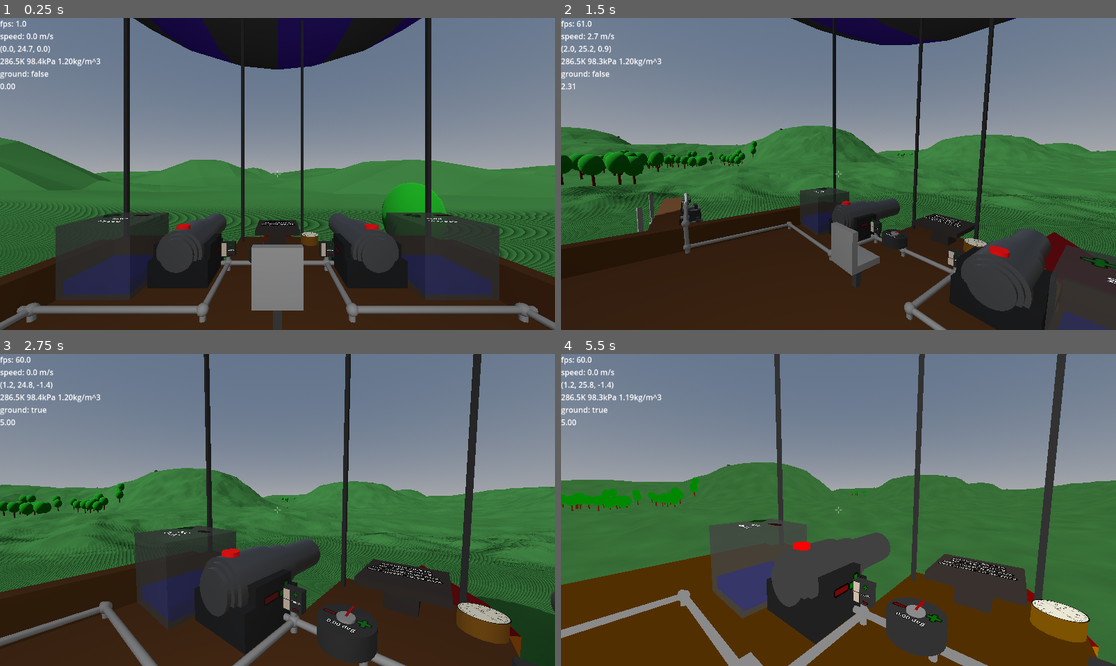
Above: before the commit, frames 1-4 (two rows, left to right).
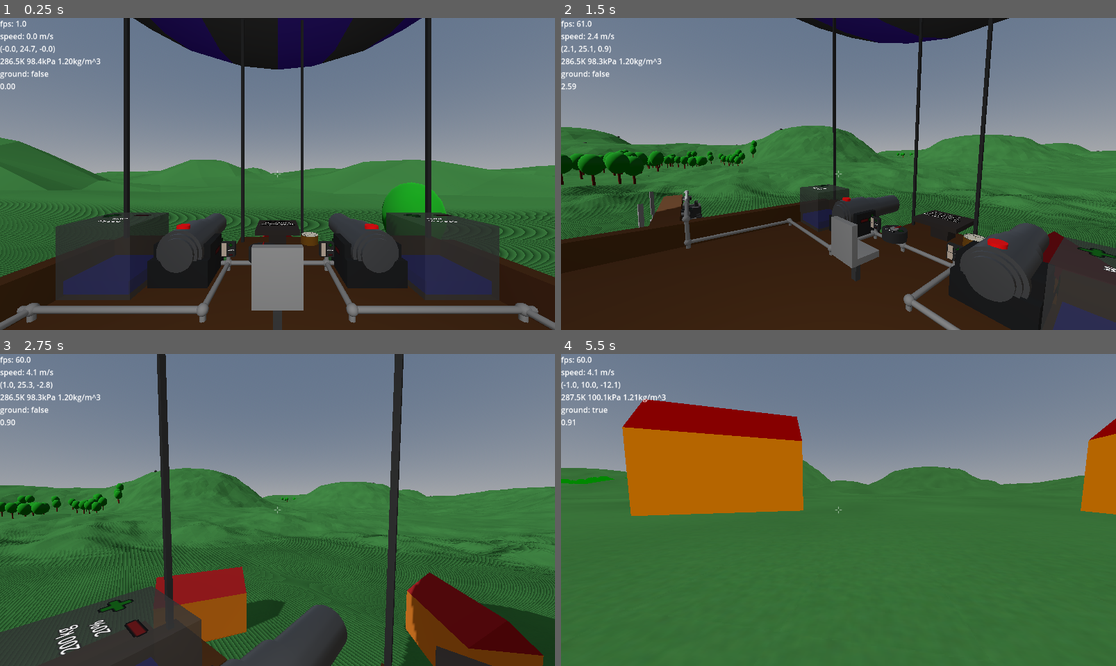
Above: after the commit, the same moments.

Repository: jmdejong/airships
Game: Godot game, scene res://scenes/world.tscn
Two runs of this game, one before a commit and one after it. Both use one fixed random seed, a clock stepped at 60 frames per second and the inputs below.
Inputs (mouse positions are in pixels of both pictures, inside the frame that each line leads up to):
- Up to frame 1 (0.25 s): no input
- Up to frame 2 (1.5 s): move the mouse to (960, 158) at 0.52 s; hold D (right) 0.53-1.28 s; click (960, 158) at 0.6 s; move the mouse to (810, 174) at 1.27 s; hold W (forwards) from 1.28 s (still down); tap Mouse wheel down (rotate_left) at 1.35 s
- Up to frame 3 (2.75 s): keep holding W (forwards); move the mouse to (288, 503) at 2.02 s; hold Shift (rotate_pitch) from 2.03 s (still down)
- Up to frame 4 (5.5 s): keep holding W (forwards); move the mouse to (832, 516) at 2.77 s; release Shift (rotate_pitch) at 2.78 s; tap Mouse wheel up (rotate_right) at 2.85 s; click (832, 516) at 2.92 s; move the mouse to (877, 513) at 3.52 s; hold Alt (rotate_roll) 3.53-4.28 s; move the mouse to (794, 506) at 4.27 s; tap P (switch_render) at 4.35 s; move the mouse to (844, 510) at 5.02 s; tap B (toggle_build) at 5.1 s; click (844, 510) at 5.17 s

The runs differ from the first frame. In frame 1, 0.1% of the frame differs, in the area x 0-95%, y 8-96%; in frame 2, 8.6%; in frame 3, 34%; in frame 4, 49%, in the area x 0-100%, y 0-100%.

Commit message:
smoother player movement

Diff:
--- a/code/player.gd
+++ b/code/player.gd
@@ -49,7 +49,7 @@
 		if posture == Posture.FlyDebug:
 			gravity_scale = 0
 var seat: Seat = null
-
+var separation_rays: Array[CollisionShape3D] = []
 
 func _ready() -> void:
 	build_separation_rays()
@@ -57,11 +57,12 @@
 func build_separation_rays() -> void:
 	var shape: SeparationRayShape3D = SeparationRayShape3D.new()
 	shape.slide_on_slope = true
-	shape.length = 0.45
-	var offset: Vector3 = Vector3($StandShape.shape.radius + 0.1, shape.length, 0)
+	shape.length = 0.55
+	var offset: Vector3 = Vector3($StandShape.shape.radius + 0.03, shape.length, 0)
 	var nrays: int = 48
 	for i in nrays:
 		var col: CollisionShape3D = CollisionShape3D.new()
+		separation_rays.append(col)
 		col.shape = shape
 		col.position = offset.rotated(Vector3.UP, 2 * PI * float(i) / float(nrays))
 		col.rotate_x(PI/2.0)
@@ -166,6 +167,9 @@
 		physics_material_override.friction = 0.0
 		was_on_ground = false
 		apply_central_force(deltav * mass * 0.5)
+
+	for ray in separation_rays:
+		ray.disabled = !(is_on_ground || was_on_ground)
 	specific_info = "%3.2f" % [deltav.length()]
 
 func _input(event: InputEvent) -> void:
--- a/scenes/components/wire_connect.tscn
+++ b/scenes/components/wire_connect.tscn
@@ -27,6 +27,8 @@
 [sub_resource type="SphereMesh" id="SphereMesh_eugkd"]
 radius = 0.07
 height = 0.14
+radial_segments = 16
+rings = 8
 
 [node name="WireConnect" type="Node3D"]
 script = ExtResource("1_3hq4m")
